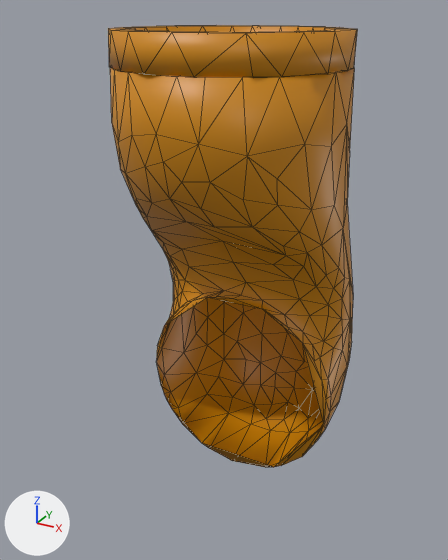
Two versions of the COLLADA model resources/urdf/lwr/link4.dae, one commit apart.
Before and after are seen from a 50 mm camera at (0.154, -0.287, 0.218) aimed at (-0.003, -0.001, 0.075). The lights are fixed; the arrows at lower left show +X, +Y and +Z. Mesh edges are drawn as thin lines.

The older version as bpy lines, for what is in view:
```python
me_kuka4 = bpy.data.meshes.new('kuka4')
me_kuka4.from_pydata(...)  # 347 vertices, 682 faces; spans x -0.06..0.061, y -0.06..0.094, z -0.06..0.209
me_kuka4.materials.append(mat_kukaorangemat)  # orange #d18900
ob_kuka_4 = bpy.data.objects.new('kuka_4', me_kuka4)
ob_kuka_4.location = (0.0, 0.0, 0.0)
```
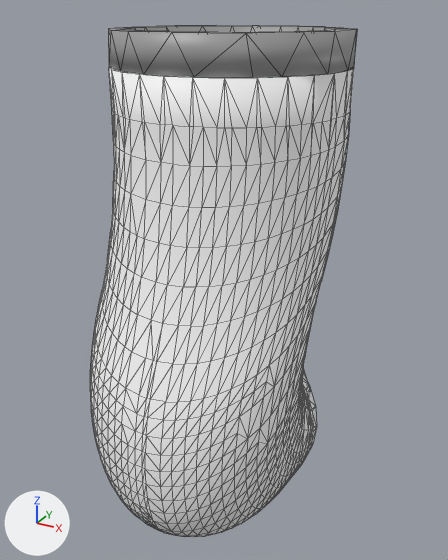
Boxes [x1, y1, x2, y2] around the edits, measured in the pictures (448 x 560 px):
'link_4', added
    after: [90, 67, 354, 537]
'kuka_4', reshaped (88% shorter)
    before: [108, 25, 358, 467]
    after: [108, 25, 358, 78]
part 1 of me_kuka4, deleted
    before: [110, 68, 355, 467]
part 2 of me_kuka4, recoloured
    both: [108, 25, 358, 78]

The change in detail:
Material 'KukaDarkMat_007' (mat_kukadarkmat_007) is new.
Its base color is (0.336, 0.336, 0.336) (grey #9d9d9d).
Its roughness is 0.44.
Material 'White' (mat_white) is new.
Its base color is (1.0, 1.0, 1.0) (white #ffffff).
Its roughness is 0.59.
me_kuka4 is used by ob_kuka_4; location (0.0, 0.0, 0.0).
me_kuka4 had 347 vertices, 682 faces and spanned x -0.06..0.061, y -0.06..0.094, z -0.06..0.209.
me_kuka4 now has 73 vertices, 146 faces and spans x -0.06..0.06, y -0.06..0.06, z 0.191..0.209.
me_kuka4 part 1: the loose piece of 274 vertices spanning x -0.06..0.061, y -0.06..0.094, z -0.06..0.192 is deleted.
me_kuka4 part 2: 146 faces spanning x -0.06..0.06, y -0.06..0.06, z 0.191..0.209 switch from mat_kukaorangemat (orange #d18900) to mat_kukadarkmat_007 (grey #9d9d9d).
Mesh me_link_4_001 is new.
It has 1569 vertices, 3134 faces and spans x -0.06..0.06, y -0.094..0.06, z -0.06..0.191.
It uses material mat_white (white #ffffff).
Object 'link_4' (ob_link_4) is new; it shows me_link_4_001.
Its location is (0.0, 0.0, 0.0).
